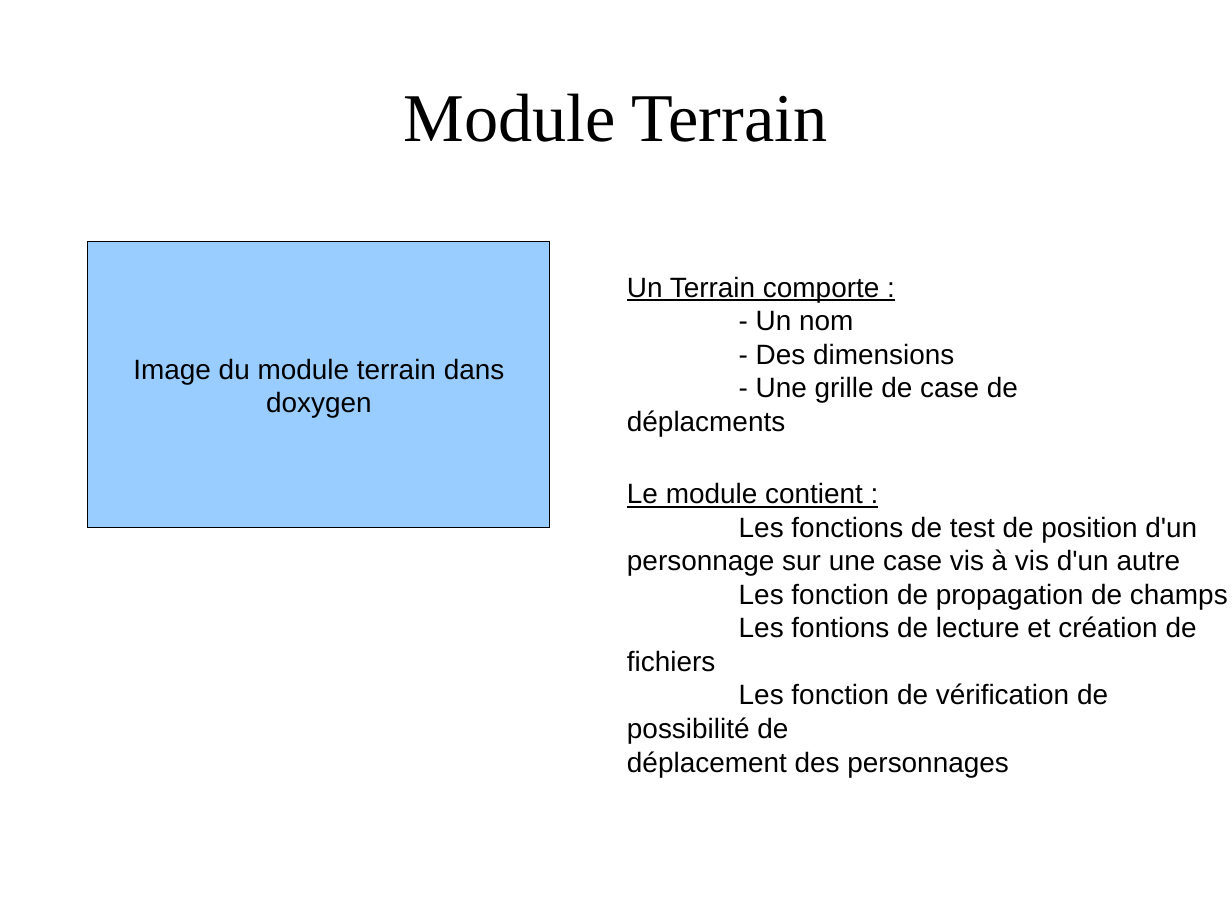
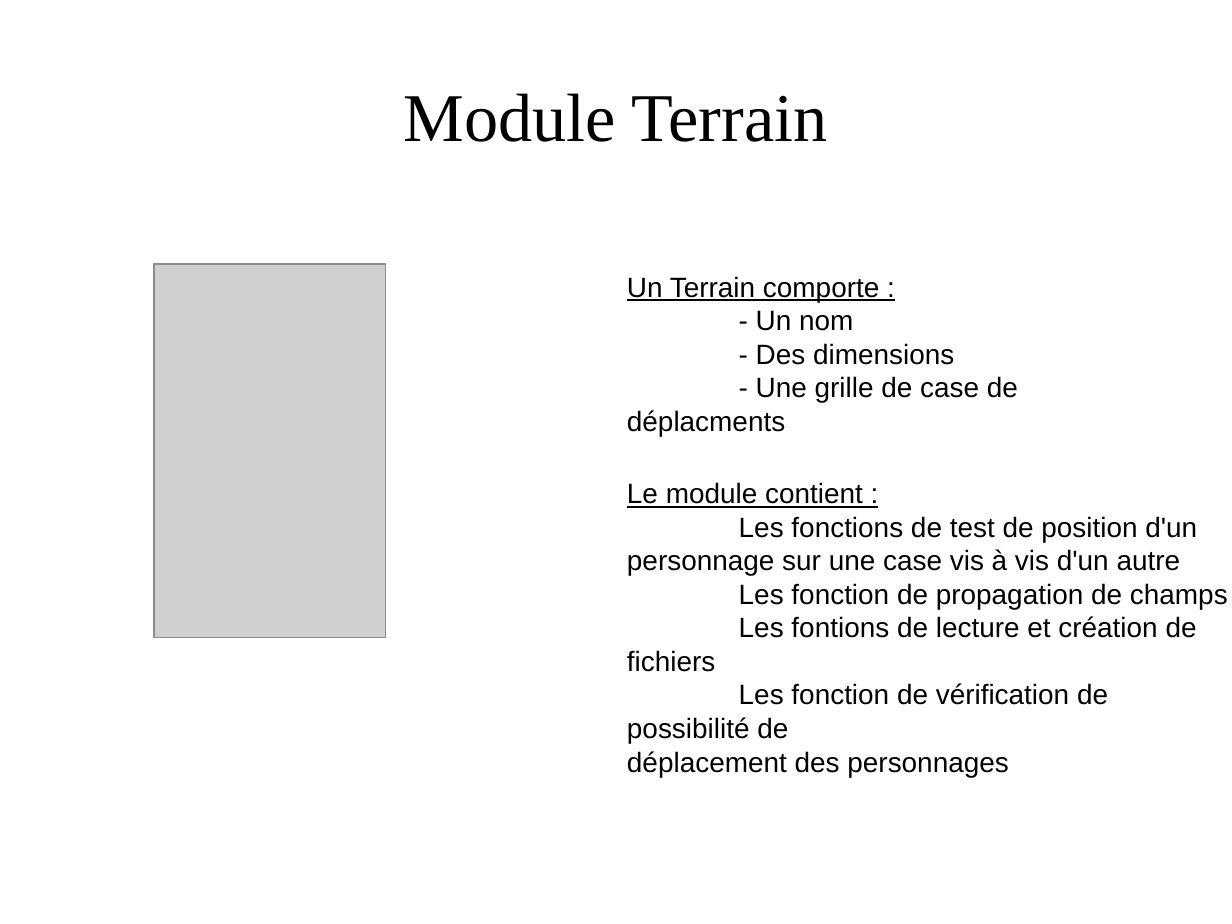
Before and after one commit to HijackHornet/Simulation-Zombies-Vs-Humains, a slide deck: slide 6 of doc/Présentation Projet LIF7.odp. Drawn at 1232x924 pixels with LibreOffice and Linux fonts; fonts in the diff are those of the drawing; grey boxes stand for pictures; background and template pictures are left out. Boxes give left, top, right and bottom in pixels: in the first picture for what was removed or moved away, otherwise in the second. Text is boxed around its words. In the diff, an @@ line names an element or a change of style, - is before the commit and + after.

```diff
--- a/doc/Présentation Projet LIF7.odp
+++ b/doc/Présentation Projet LIF7.odp
@@ rectangle removed at <box>88,243,550,529</box> @@
-Image du module terrain dans
-doxygen
@@ picture added at <box>154,264,386,637</box> @@
```
Also in this commit, not shown: 3 other slides changed.
